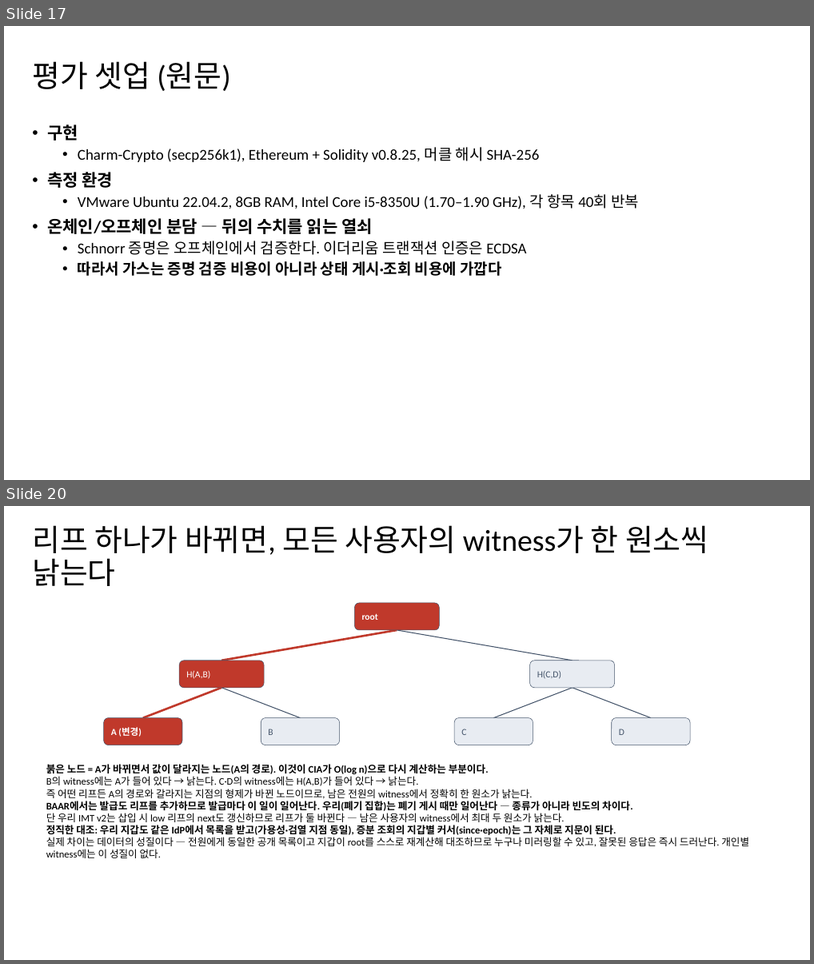
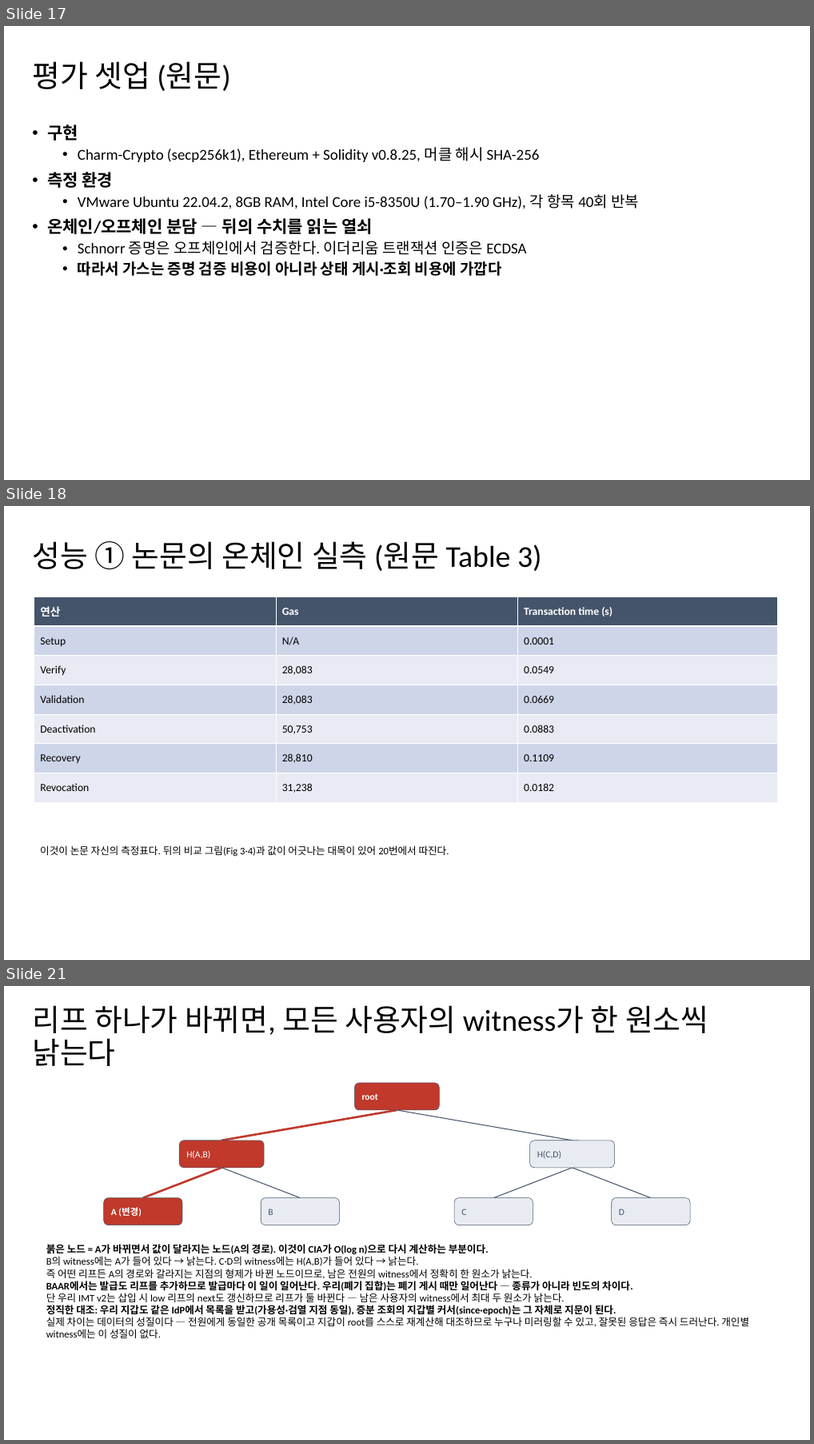
Before and after one commit to mhjung93/google-oidc-demo, a slide deck: documents/260903_seminar_BAAR.pptx. Shown one above the other, each under a label of ours: slides 17 and 20 before the commit, slides 17, 18 and 21 after it; the slides between them are not shown. The pictures are 814x964 and 814x1444 pixels, drawn with LibreOffice and Linux fonts; fonts in the diff are those of the drawing; background and template pictures are left out. Boxes give left, top, right and bottom in pixels: in the first picture for what was removed or moved away, otherwise in the second. Text is boxed around its words. In the diff, an @@ line names an element or a change of style, - is before the commit and + after.

```diff
--- a/documents/260903_seminar_BAAR.pptx
+++ b/documents/260903_seminar_BAAR.pptx
@@ slide 18 added at (4, 506, 810, 960), background #FFFFFF @@
@@ title added at (32, 541, 542, 571), 36 pt, text #000000 @@
+성능 ① 논문의 온체인 실측 (원문 Table 3)
@@ table added at (34, 596, 778, 803), 7 rows, 3 columns @@
+연산 | Gas | Transaction time (s)
+Setup | N/A | 0.0001
+Verify | 28,083 | 0.0549
+Validation | 28,083 | 0.0669
+Deactivation | 50,753 | 0.0883
+Recovery | 28,810 | 0.1109
+Revocation | 31,238 | 0.0182
@@ text added at (40, 845, 450, 856), 12 pt, text #000000 @@
+이것이 논문 자신의 측정표다. 뒤의 비교 그림(Fig 3·4)과 값이 어긋나는 대목이 있어 20번에서 따진다.
@@ what was slide 20 is now slide 21 @@
```
Also in this commit, not shown: 11 slides changed, 1 other slide added, 1 slide removed, 3 other files.
